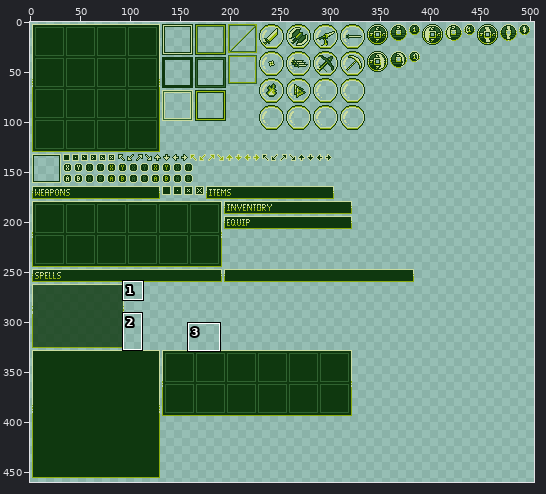
Two versions of one sprite sheet, Assets/Resources/Textures/Inventory/ItemMenu.png. Above: a wide view before the commit, with the close-up outlined.
Close-up. Before the edit:
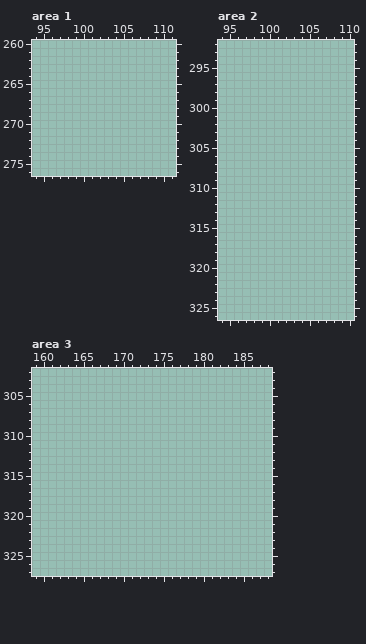
The file is 512x512 pixels. Colours within 5 levels of each other are drawn and written as one. Shown: area 1: x 94..111, y 260..276; area 2: x 94..110, y 292..326; area 3: x 159..188, y 302..327. The wide view leaves out empty margins. The commit also changed other parts of the picture, which this record leaves out.
After:
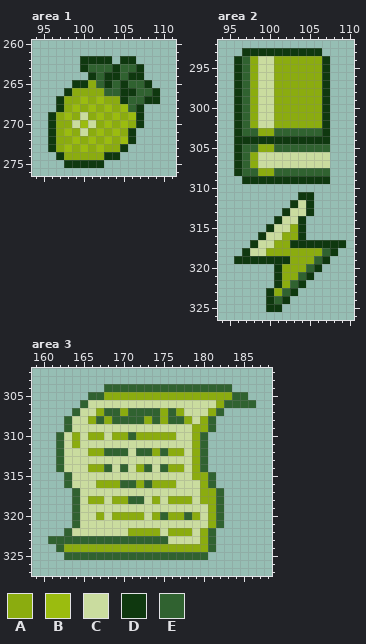
Palette (. is transparent): A #8bac0f  B #9bbc0f  C #cadc9f  D #0f380f  E #306230
Change:
Area 1:
y 262: x 100..103 .... -> DDDD; x 105..106 .. -> DD
y 263: x 100..107 ........ -> DEEEDEED
y 264: x 101..107 ....... -> DEDDEDD
y 265: x 99..108 .......... -> DDAEDEDEED
y 266: x 98..109 ............ -> DAAAAEEDDEED
y 267: x 97..109 ............. -> DAABABAADEEDD
y 268: x 97..107 ........... -> DABABABABED
y 269: x 96..107 ............ -> DABACABABABD
y 270: x 96..107 ............ -> DAACBCABABAD
y 271: x 96..106 ........... -> DABACABABAD
y 272: x 96..106 ........... -> DAABABABABD
y 273: x 96..105 .......... -> DABABABAAD
y 274: x 97..104 ........ -> DAAAAADD
y 275: x 98..102 ..... -> DDDDD
Area 2:
y 293: x 97..106 .......... -> DDDDDDDDDD
y 294..302: x 96..107 ............ -> DEACCAAAAAAD
y 303: x 96..107 ............ -> DEEAAEEEEEED
y 304: x 96..107 ............ -> DDDDDDDDDDDD
y 305: x 96..107 ............ -> DEEAAEEEEEEE
y 306..307: x 96..107 ............ -> DEACCCCCCCCC
y 308: x 96..107 ............ -> DEEAAEEEEEEE
y 309: x 97..107 ........... -> DDDDDDDDDDD
y 311: x 104..105 .. -> DD
y 312: x 103..105 ... -> DCD
y 313: x 102..105 .... -> DCCD
y 314: x 101..104 .... -> DCCD
y 315: x 100..104 ..... -> DCCAD
y 316: x 99..104 ...... -> DCCAAD
y 317: x 98..109 ............ -> DCCAADDDDDDD
y 318: x 97..108 ............ -> DCCAAAAAAAED
y 319: x 96..107 ............ -> DDDDDDDAAAED
y 320: x 101..106 ...... -> DAAAED
y 321: x 101..105 ..... -> DAAED
y 322: x 101..104 .... -> DAED
y 323: x 100..103 .... -> DAED
y 324: x 100..102 ... -> DED
y 325: x 100..101 .. -> DD
Area 3:
y 304: x 168..183 ................ -> EEEEEEEEEEEEEEEE
y 305: x 166..185 .................... -> EEAAAAAAAAAAAAAAAAEE
y 306: x 165..186 ...................... -> ECCCCCCCCCCCCCCCCAEEEE
y 307: x 164..182 ................... -> ECCAEEAEEEEAEACCCAE
y 308: x 163..181 ................... -> ECCAEAEEEEAEAEEACAE
y 309: x 163..181 ................... -> ECCCCCCCCCCCCCCCAAE
y 310: x 162..180 ................... -> ECACAACAAEAAAAACCAE
y 311: x 162..180 ................... -> ECACCCCCCCCCCCCCCAE
y 312: x 162..180 ................... -> ECCCAAEEECEEAEAACAE
y 313: x 162..180 ................... -> ECCCCCCCCCCCCCCCCAE
y 314: x 162..180 ................... -> ECCCAAECECAECEAACAE
y 315: x 163..181 ................... -> ECCCCCCCCCCCCCCCAAE
y 316: x 163..181 ................... -> ECCCAAAEEAEAAACCCAE
y 317: x 164..182 ................... -> ECCCCCCCCCCCCCCCAAE
y 318: x 164..182 ................... -> ECAACAAEECACAAACAAE
y 319: x 164..182 ................... -> ECCCCCCCCCCCCCCCCAE
y 320: x 164..182 ................... -> ECCACAAAACAEAAEACAE
y 321: x 164..182 ................... -> ECCCCCCCCCCCCCCCCAE
y 322: x 163..181 ................... -> ECCCCCCCAAAACAAACAE
y 323: x 161..181 ..................... -> EEEEEEEEEEEEEEECCCCAE
y 324: x 162..181 .................... -> EAAAAAAAAAAAAAAAAAAE
y 325: x 163..180 .................. -> EEEEEEEEEEEEEEEEEE
